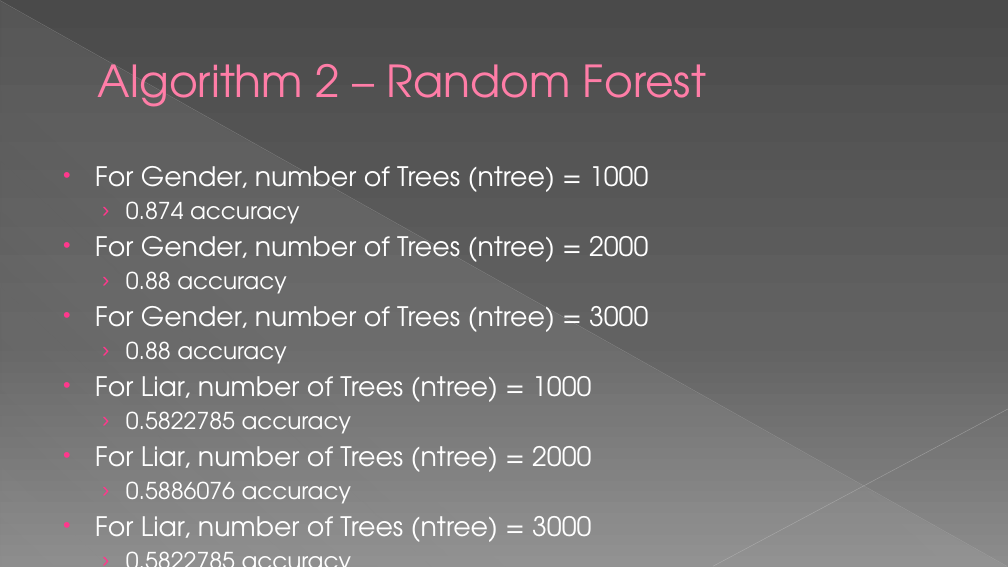
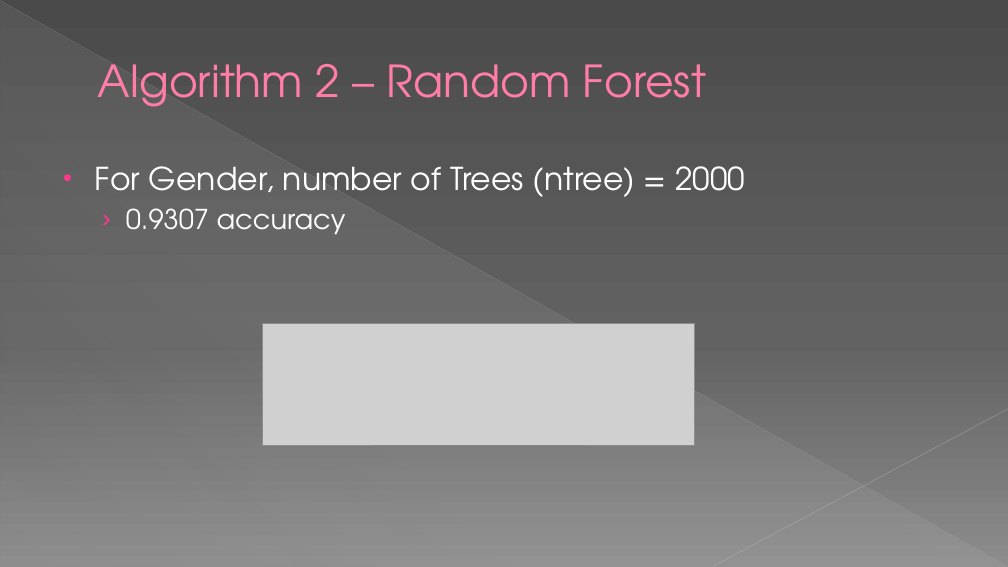
Before and after one commit to dhavalaM/CS513-Project, a slide deck: slide 11 of Presentation_YPS.pptx (slide 10 before the commit). Drawn at 1008x567 pixels with LibreOffice and Linux fonts; fonts in the diff are those of the drawing; grey boxes stand for pictures. Boxes give left, top, right and bottom in pixels: in the first picture for what was removed or moved away, otherwise in the second. Text is boxed around its words. In the diff, an @@ line names an element or a change of style, - is before the commit and + after.

```diff
--- a/Presentation_YPS.pptx
+++ b/Presentation_YPS.pptx
@@ text at box(95, 166, 648, 224): paragraphs removed @@
-• For Gender, number of Trees (ntree) = 1000
-  › 0.874 accuracy
@@ text at box(95, 166, 745, 197): size 25.5 to 30 pt in "For Gender, number of Trees (ntree) = ..." @@
@@ text at box(126, 208, 346, 234): text changed; size 25.5 to 26 pt @@
-  › 0.88 accuracy
-• For Gender, number of Trees (ntree) = 3000
-  › 0.88 accuracy
-• For Liar, number of Trees (ntree) = 1000
-  › 0.5822785 accuracy
-• For Liar, number of Trees (ntree) = 2000
-  › 0.5886076 accuracy
-• For Liar, number of Trees (ntree) = 3000
-  › 0.5822785 accuracy
+  › 0.9307 accuracy
@@ picture added at box(262, 324, 695, 445) @@
```
Also in this commit, not shown: 4 other slides changed, 11 slides added.
